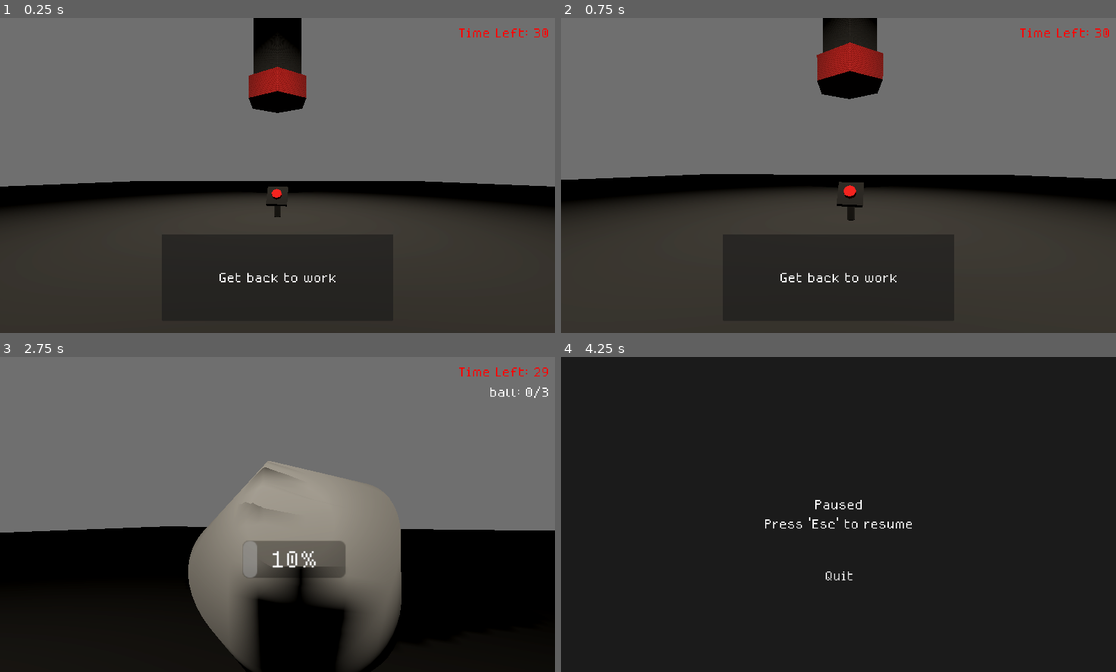
Above: before the commit, frames 1-4 (two rows, left to right).
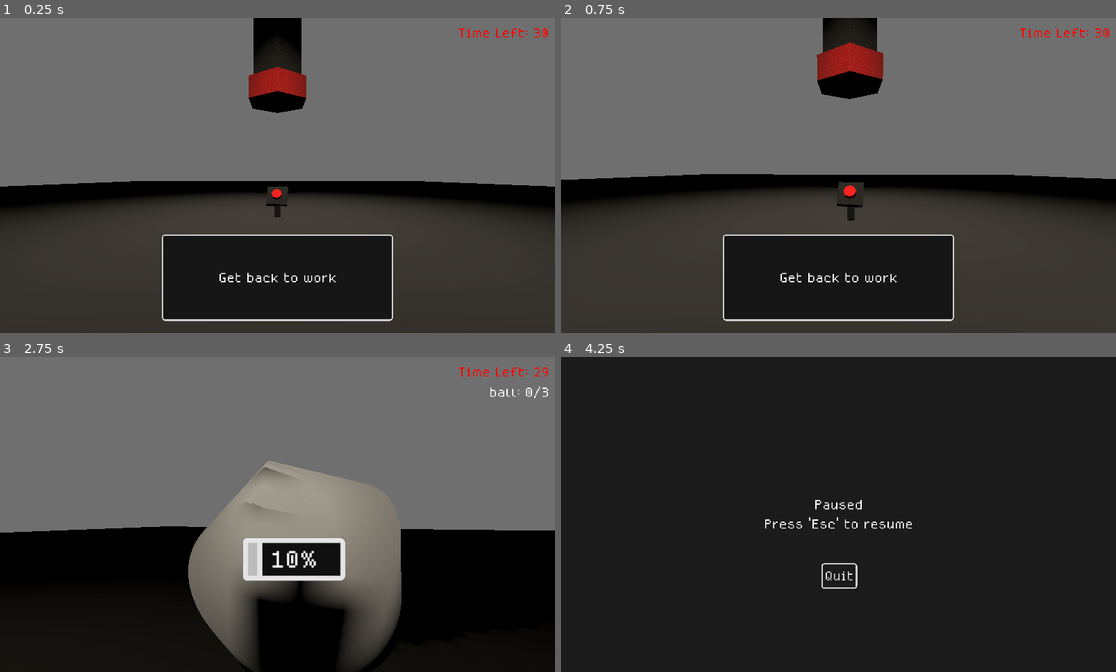
Above: after the commit, the same moments.

Repository: c0sx/ld58
Game: Godot game, scene res://scenes/main.tscn
Same seed, same stepped clock (60 frames per second), same inputs: the game is played once before the commit and once after it.
Inputs (mouse positions are in pixels of both pictures, inside the frame that each line leads up to):
- Up to frame 1 (0.25 s): no input
- Up to frame 2 (0.75 s): tap Enter at 0.5 s; move the mouse to (832, 181) at 0.52 s; hold W (move_forward) from 0.53 s (still down); hold E (interact) from 0.53 s (still down)
- Up to frame 3 (2.75 s): keep holding W (move_forward); move the mouse to (316, 517) at 1.27 s; release E (interact) at 1.28 s; tap E (interact) at 1.35 s; move the mouse to (233, 511) at 2.02 s; hold E (interact) from 2.03 s (still down)
- Up to frame 4 (4.25 s): move the mouse to (844, 514) at 2.77 s; release W (move_forward) at 2.78 s; release E (interact) at 2.78 s; hold A (move_left) 2.78-3.53 s; tap E (interact) at 2.85 s; move the mouse to (816, 508) at 3.52 s; hold W (move_forward) from 3.53 s (still down); hold E (interact) from 3.53 s (still down); tap Escape (pause) at 4.15 s

The runs differ from the first frame. In frame 1, 0.6% of the frame differs, in the area x 29-71%, y 68-97%; in frame 2, 0.6%; in frame 3, 2.2%, in the area x 43-63%, y 57-72%; in frame 4, 0.1%.

Commit message:
stylization

Diff:
--- a/game-over-screen/game-over-screen.tscn
+++ b/game-over-screen/game-over-screen.tscn
@@ -6,6 +6,74 @@
 
 [sub_resource type="StyleBoxFlat" id="StyleBoxFlat_x6tyg"]
 bg_color = Color(0.105882, 0.105882, 0.105882, 1)
+
+[sub_resource type="StyleBoxFlat" id="StyleBoxFlat_6deev"]
+content_margin_left = 10.0
+content_margin_top = 10.0
+content_margin_right = 10.0
+content_margin_bottom = 10.0
+bg_color = Color(0.0862745, 0.0862745, 0.0862745, 1)
+border_width_left = 5
+border_width_top = 5
+border_width_right = 5
+border_width_bottom = 5
+corner_radius_top_left = 10
+corner_radius_top_right = 10
+corner_radius_bottom_right = 10
+corner_radius_bottom_left = 10
+corner_detail = 2
+anti_aliasing = false
+
+[sub_resource type="StyleBoxFlat" id="StyleBoxFlat_y67lq"]
+content_margin_left = 10.0
+content_margin_top = 10.0
+content_margin_right = 10.0
+content_margin_bottom = 10.0
+bg_color = Color(0.0862745, 0.0862745, 0.0862745, 1)
+border_width_left = 5
+border_width_top = 5
+border_width_right = 5
+border_width_bottom = 5
+corner_radius_top_left = 10
+corner_radius_top_right = 10
+corner_radius_bottom_right = 10
+corner_radius_bottom_left = 10
+corner_detail = 2
+anti_aliasing = false
+
+[sub_resource type="StyleBoxFlat" id="StyleBoxFlat_jvg1q"]
+content_margin_left = 0.0
+content_margin_top = 0.0
+content_margin_right = 0.0
+content_margin_bottom = 0.0
+bg_color = Color(0.0862745, 0.0862745, 0.0862745, 1)
+border_width_left = 5
+border_width_top = 5
+border_width_right = 5
+border_width_bottom = 5
+corner_radius_top_left = 10
+corner_radius_top_right = 10
+corner_radius_bottom_right = 10
+corner_radius_bottom_left = 10
+corner_detail = 2
+anti_aliasing = false
+
+[sub_resource type="StyleBoxFlat" id="StyleBoxFlat_scor5"]
+content_margin_left = 10.0
+content_margin_top = 10.0
+content_margin_right = 10.0
+content_margin_bottom = 10.0
+bg_color = Color(0.427451, 0.427451, 0.427451, 1)
+border_width_left = 5
+border_width_top = 5
+border_width_right = 5
+border_width_bottom = 5
+corner_radius_top_left = 10
+corner_radius_top_right = 10
+corner_radius_bottom_right = 10
+corner_radius_bottom_left = 10
+corner_detail = 2
+anti_aliasing = false
 
 [node name="GameOverScreen" type="Control"]
 layout_mode = 3
@@ -59,4 +127,8 @@
 grow_vertical = 0
 theme_override_fonts/font = ExtResource("3_c6pqt")
 theme_override_font_sizes/font_size = 64
+theme_override_styles/normal = SubResource("StyleBoxFlat_6deev")
+theme_override_styles/hover = SubResource("StyleBoxFlat_y67lq")
+theme_override_styles/pressed = SubResource("StyleBoxFlat_jvg1q")
+theme_override_styles/focus = SubResource("StyleBoxFlat_scor5")
 text = "Restart"
--- a/loot-box/loot-box.tscn
+++ b/loot-box/loot-box.tscn
@@ -9,6 +9,28 @@
 radial_segments = 6
 
 [sub_resource type="CylinderShape3D" id="CylinderShape3D_r2twe"]
+
+[sub_resource type="StyleBoxFlat" id="StyleBoxFlat_w60ub"]
+bg_color = Color(0.0862745, 0.0862745, 0.0862745, 1)
+border_width_left = 5
+border_width_top = 5
+border_width_right = 5
+border_width_bottom = 5
+corner_radius_top_left = 4
+corner_radius_top_right = 4
+corner_radius_bottom_right = 4
+corner_radius_bottom_left = 4
+
+[sub_resource type="StyleBoxFlat" id="StyleBoxFlat_6otr5"]
+border_width_left = 5
+border_width_top = 5
+border_width_right = 5
+border_width_bottom = 5
+corner_radius_top_left = 4
+corner_radius_top_right = 4
+corner_radius_bottom_right = 4
+corner_radius_bottom_left = 4
+anti_aliasing = false
 
 [node name="LootBox" type="RigidBody3D"]
 script = ExtResource("1_7l1wq")
@@ -62,3 +84,5 @@
 grow_vertical = 2
 theme_override_fonts/font = ExtResource("2_k6ip1")
 theme_override_font_sizes/font_size = 32
+theme_override_styles/background = SubResource("StyleBoxFlat_w60ub")
+theme_override_styles/fill = SubResource("StyleBoxFlat_6otr5")
--- a/pause-screen/pause-screen.tscn
+++ b/pause-screen/pause-screen.tscn
@@ -13,9 +13,63 @@
 content_margin_right = 10.0
 content_margin_bottom = 10.0
 bg_color = Color(0.105882, 0.105882, 0.105882, 1)
+border_width_left = 5
+border_width_top = 5
+border_width_right = 5
+border_width_bottom = 5
+corner_radius_top_left = 10
+corner_radius_top_right = 10
+corner_radius_bottom_right = 10
+corner_radius_bottom_left = 10
+corner_detail = 2
+anti_aliasing = false
 
 [sub_resource type="StyleBoxFlat" id="StyleBoxFlat_2uoof"]
+content_margin_left = 10.0
+content_margin_top = 10.0
+content_margin_right = 10.0
+content_margin_bottom = 10.0
 bg_color = Color(0.105882, 0.105882, 0.105882, 1)
+border_width_left = 5
+border_width_top = 5
+border_width_right = 5
+border_width_bottom = 5
+corner_radius_top_left = 10
+corner_radius_top_right = 10
+corner_radius_bottom_right = 10
+corner_radius_bottom_left = 10
+corner_detail = 2
+anti_aliasing = false
+
+[sub_resource type="StyleBoxFlat" id="StyleBoxFlat_f670g"]
+content_margin_left = 0.0
+content_margin_top = 0.0
+content_margin_right = 0.0
+content_margin_bottom = 0.0
+bg_color = Color(0.160269, 0.160269, 0.160269, 1)
+border_width_left = 5
+border_width_top = 5
+border_width_right = 5
+border_width_bottom = 5
+corner_radius_top_left = 10
+corner_radius_top_right = 10
+corner_radius_bottom_right = 10
+corner_radius_bottom_left = 10
+corner_detail = 2
+anti_aliasing = false
+
+[sub_resource type="StyleBoxFlat" id="StyleBoxFlat_ksyim"]
+bg_color = Color(0.427493, 0.427493, 0.427493, 1)
+border_width_left = 5
+border_width_top = 5
+border_width_right = 5
+border_width_bottom = 5
+corner_radius_top_left = 10
+corner_radius_top_right = 10
+corner_radius_bottom_right = 10
+corner_radius_bottom_left = 10
+corner_detail = 2
+anti_aliasing = false
 
 [node name="PauseScreen" type="Control"]
 layout_mode = 3
@@ -67,4 +121,6 @@
 theme_override_font_sizes/font_size = 64
 theme_override_styles/normal = SubResource("StyleBoxFlat_e3341")
 theme_override_styles/hover = SubResource("StyleBoxFlat_2uoof")
+theme_override_styles/pressed = SubResource("StyleBoxFlat_f670g")
+theme_override_styles/focus = SubResource("StyleBoxFlat_ksyim")
 text = "Quit"
--- a/ui/ui.tscn
+++ b/ui/ui.tscn
@@ -1,8 +1,21 @@
-[gd_scene load_steps=4 format=3 uid="uid://bfjd0cwaleh0b"]
+[gd_scene load_steps=5 format=3 uid="uid://bfjd0cwaleh0b"]
 
 [ext_resource type="Script" path="res://ui/ui.gd" id="1_aqu2k"]
 [ext_resource type="LabelSettings" uid="uid://tst8itchmjq" path="res://assets/label.tres" id="2_dnk1i"]
 [ext_resource type="LabelSettings" uid="uid://syl0qku71mfo" path="res://assets/red-label.tres" id="3_1d3im"]
+
+[sub_resource type="StyleBoxFlat" id="StyleBoxFlat_u3njs"]
+bg_color = Color(0.0862745, 0.0862745, 0.0862745, 1)
+border_width_left = 5
+border_width_top = 5
+border_width_right = 5
+border_width_bottom = 5
+corner_radius_top_left = 10
+corner_radius_top_right = 10
+corner_radius_bottom_right = 10
+corner_radius_bottom_left = 10
+corner_detail = 2
+anti_aliasing = false
 
 [node name="UI" type="Control"]
 layout_mode = 3
@@ -29,6 +42,7 @@
 grow_vertical = 0
 pivot_offset = Vector2(2.08165e-12, 2.08165e-12)
 mouse_filter = 2
+theme_override_styles/panel = SubResource("StyleBoxFlat_u3njs")
 
 [node name="Label" type="Label" parent="MessagePanel"]
 layout_mode = 1
Not shown: 1 places in game-over-screen/game-over-screen.tscn that only renumber resources
Not shown: 1 places in loot-box/loot-box.tscn that only renumber resources
Not shown: 1 places in pause-screen/pause-screen.tscn that only renumber resources
